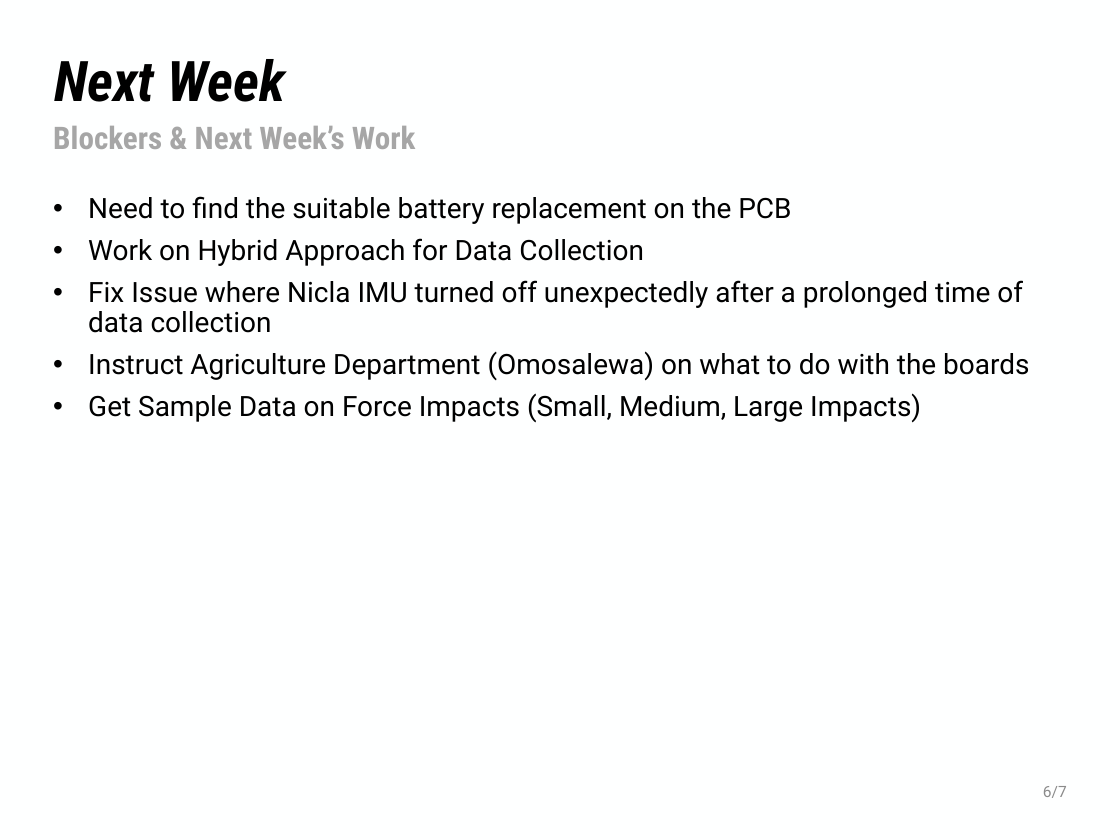
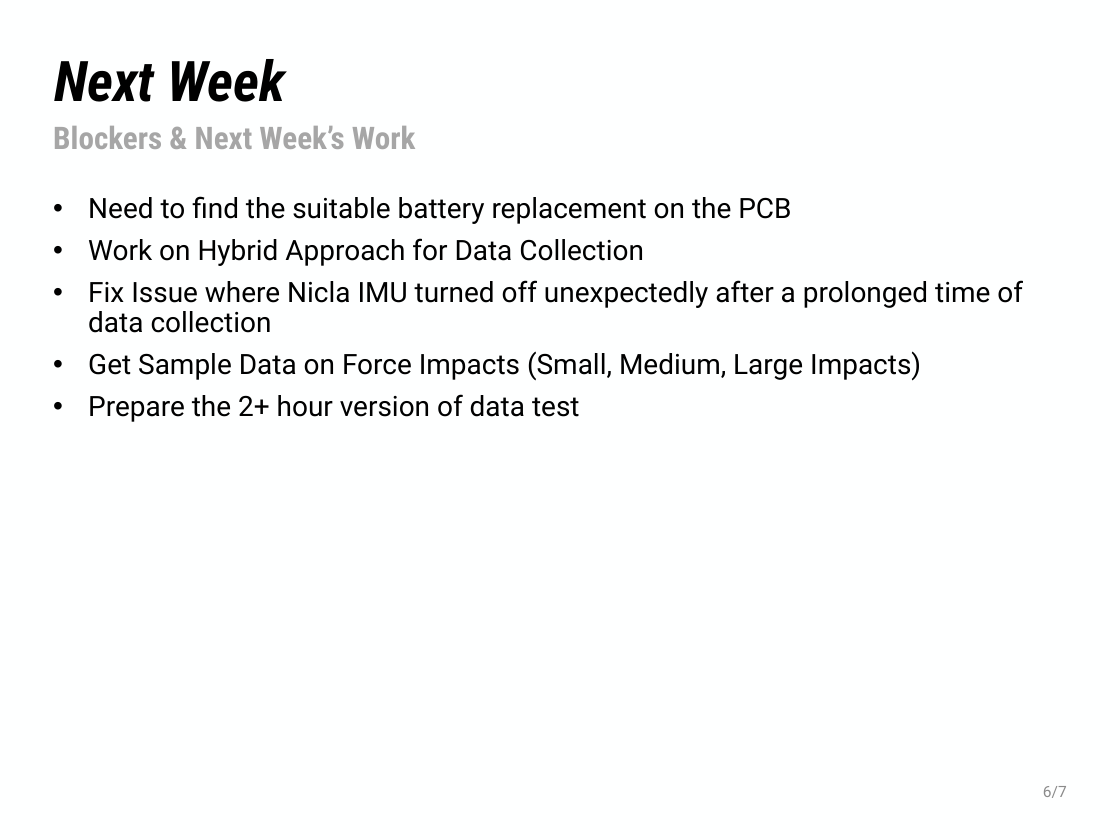
Before and after one commit to NHuang58/Biomedical_Device_PCB, a slide deck: slide 10 of Documentation/Slides/Week_17.pptx (slide 9 before the commit). Drawn at 1120x840 pixels with LibreOffice and Linux fonts; fonts in the diff are those of the drawing; background and template pictures are left out. Boxes give left, top, right and bottom in pixels: in the first picture for what was removed or moved away, otherwise in the second. Text is boxed around its words. In the diff, an @@ line names an element or a change of style, - is before the commit and + after.

Commit message:
Week 1 Changes

```diff
--- a/Documentation/Slides/Week_17.pptx
+++ b/Documentation/Slides/Week_17.pptx
@@ text at [88, 351, 1029, 381]: paragraph removed @@
-• Instruct Agriculture Department (Omosalewa) on what to do with the boards
@@ text at [88, 394, 580, 422]: paragraph added @@
+• Prepare the 2+ hour version of data test
```
Also in this commit, not shown: 2 other slides changed, 2 slides added, 6 other files.
